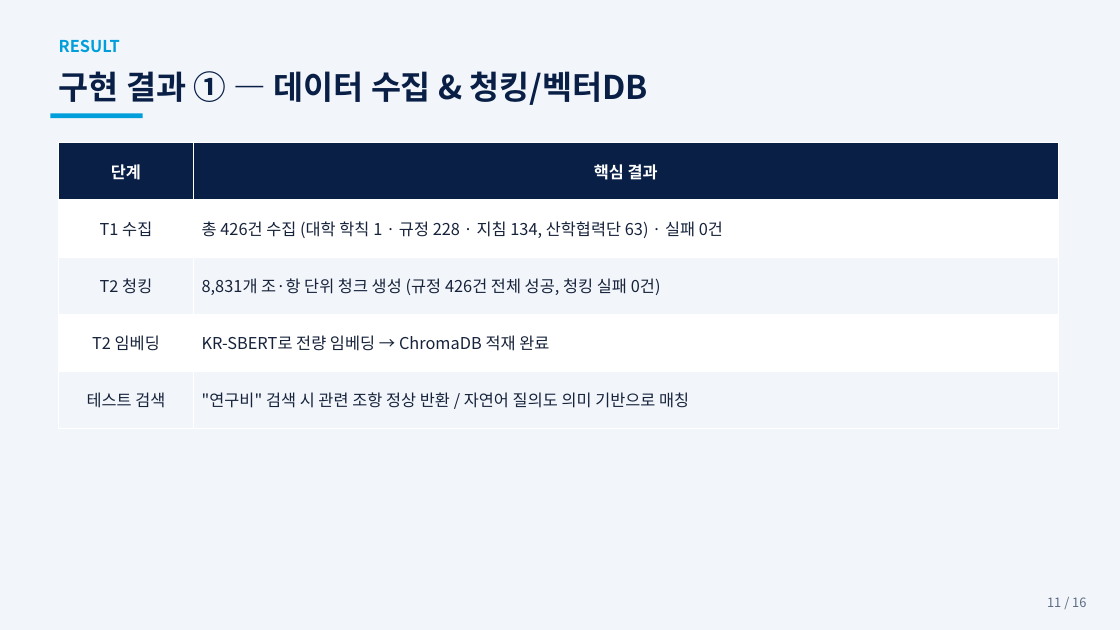
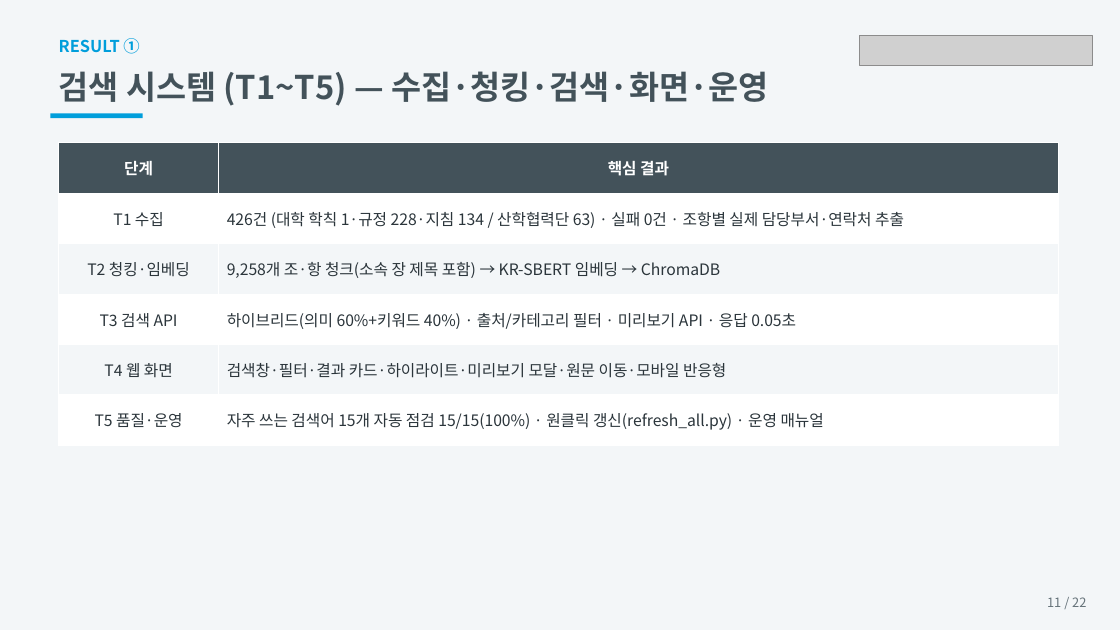
Before and after one commit to sjdisj1895-svg/Academic_Regulations_AIProject, a slide deck: slide 11 of AI_규정통합검색시스템_소개.pptx. Drawn at 1120x630 pixels with LibreOffice and Linux fonts; fonts in the diff are those of the drawing; grey boxes stand for pictures. Boxes give left, top, right and bottom in pixels: in the first picture for what was removed or moved away, otherwise in the second. Text is boxed around its words. In the diff, an @@ line names an element or a change of style, - is before the commit and + after.

```diff
--- a/AI_규정통합검색시스템_소개.pptx
+++ b/AI_규정통합검색시스템_소개.pptx
@@ rectangle at [0,0,1120,630]: fill #F2F6FB to #F3F6F8 @@
@@ text at [59,38,139,54]: text changed @@
-RESULT
+RESULT ①
@@ picture added at [860,35,1092,66] @@
@@ text at [59,71,768,106]: text changed; text colour #091F46 to #43525A @@
-구현 결과 ① — 데이터 수집 & 청킹/벡터DB
+검색 시스템 (T1~T5) — 수집·청킹·검색·화면·운영
@@ table at [59,143,1059,445] @@
-row 2: T1 수집 | 총 426건 수집 (대학 학칙 1 · 규정 228 · 지침 134, 산학협력단 63) · 실패 0건
-row 3: T2 청킹 | 8,831개 조·항 단위 청크 생성 (규정 426건 전체 성공, 청킹 실패 0건)
-row 4: T2 임베딩 | KR-SBERT로 전량 임베딩 → ChromaDB 적재 완료
-row 5: 테스트 검색 | "연구비" 검색 시 관련 조항 정상 반환 / 자연어 질의도 의미 기반으로 매칭
+row 2: T1 수집 | 426건 (대학 학칙 1·규정 228·지침 134 / 산학협력단 63) · 실패 0건 · 조항별 실제 담당부서·연락처 추출
+row 3: T2 청킹·임베딩 | 9,258개 조·항 청크(소속 장 제목 포함) → KR-SBERT 임베딩 → ChromaDB
+row 4: T3 검색 API | 하이브리드(의미 60%+키워드 40%) · 출처/카테고리 필터 · 미리보기 API · 응답 0.05초
+row 5: T4 웹 화면 | 검색창·필터·결과 카드·하이라이트·미리보기 모달·원문 이동·모바일 반응형
+row 6: T5 품질·운영 | 자주 쓰는 검색어 15개 자동 점검 15/15(100%) · 원클릭 갱신(refresh_all.py) · 운영 매뉴얼
@@ text at [1047,597,1086,607]: text changed; text colour #5C6B82 to #66737A @@
-11 / 16
+11 / 22
```
Also in this commit, not shown: 7 other slides changed, 14 slides added, 8 slides removed, 1 other file.
